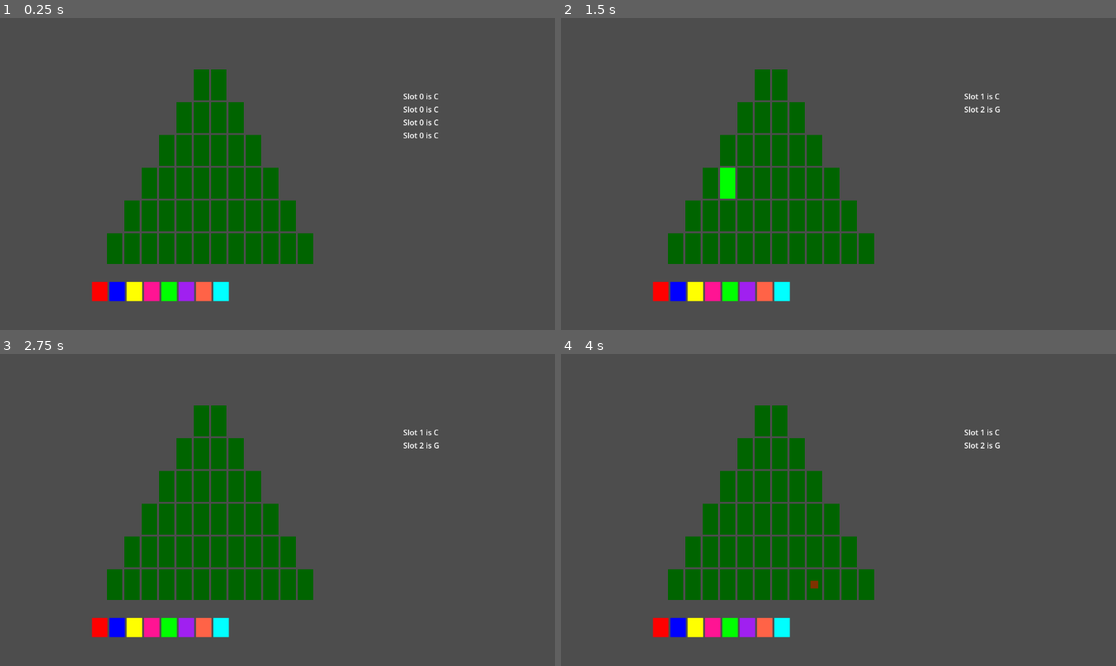
Above: before the commit, frames 1-4 (two rows, left to right).
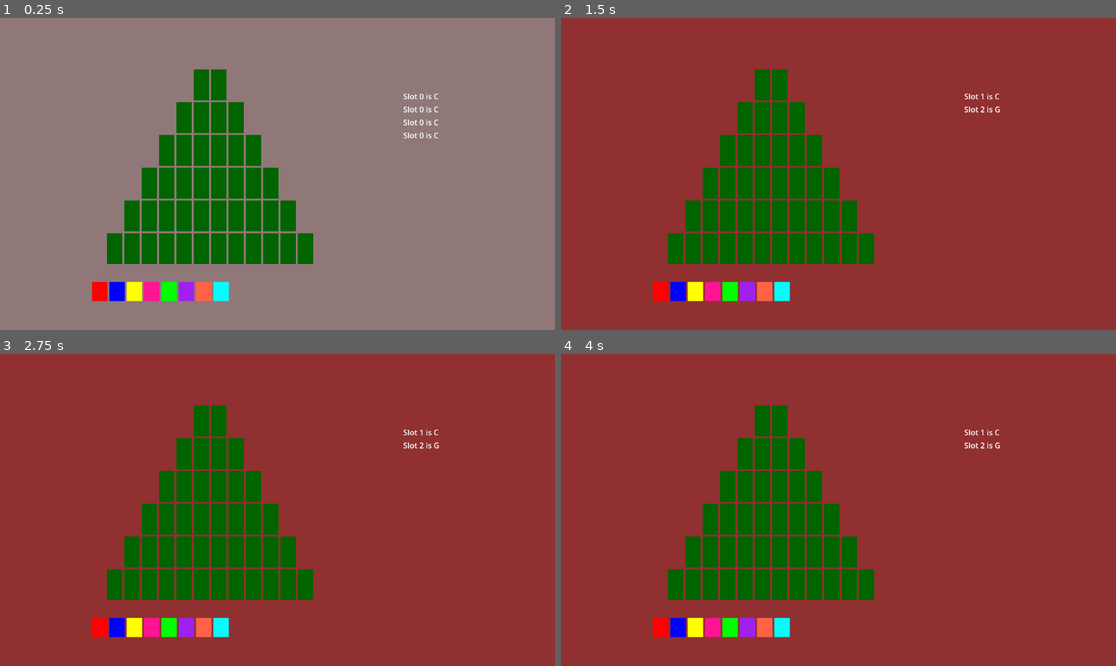
Above: after the commit, the same moments.

Repository: Samiser/christmas-tree-decorator
Game: Godot game, scene res://tree.tscn
Two runs of this game, one before a commit and one after it. Both use one fixed random seed, a clock stepped at 60 frames per second and the inputs below. The project has no main scene, so this scene is started directly.
Inputs (mouse positions are in pixels of both pictures, inside the frame that each line leads up to):
- Up to frame 1 (0.25 s): no input
- Up to frame 2 (1.5 s): tap Enter at 0.5 s; move the mouse to (960, 158) at 0.52 s; click (960, 158) at 0.6 s; tap 1 at 0.8, 1.35 s; tap Space at 1.25 s; move the mouse to (727, 189) at 1.27 s
- Up to frame 3 (2.75 s): tap 6 at 1.55, 2.1 s; tap Enter at 2 s; move the mouse to (333, 441) at 2.02 s; click (333, 441) at 2.3 s
- Up to frame 4 (4 s): tap Space at 2.75 s; move the mouse to (810, 572) at 2.77 s; click (810, 572) at 2.85 s; tap 1 at 3.05 s; tap Enter at 3.5 s; move the mouse to (1005, 556) at 3.52 s; hold Right mouse button (right_click) from 3.53 s (still down); tap 6 at 3.8 s

The runs differ from the first frame. In frame 1, 87% of the frame differs, in the area x 0-100%, y 0-100%; in frame 2, 87%; in frame 3, 87%; in frame 4, 87%.

Commit message:
added colour preview and levels

Diff:
--- a/light_button.gd
+++ b/light_button.gd
@@ -15,4 +15,4 @@
 		return
 
 	if Input.is_action_just_pressed("left_click"):
-		main_tree.selected_light = index
+		main_tree.select_colour(index)
--- a/tree.gd
+++ b/tree.gd
@@ -4,10 +4,12 @@
 var colour_pitches := [Color.RED, Color.BLUE, Color.YELLOW, Color.DEEP_PINK, Color.GREEN, Color.PURPLE, Color.TOMATO, Color.CYAN]
 
 var selected_light := 0
+var current_level := 1
 
 @onready var tree_vbox_container: VBoxContainer = $TreeContainer
 @onready var colour_container: HBoxContainer = $ColourContainer
 @onready var constraints_list: ConstraintsList = $ConstraintsList
+@onready var selected_colour: ColorRect = $SelectedColour
 
 @export var tree_height = 7;
 @export var tree_tile : PackedScene
@@ -22,9 +24,11 @@
 	_display_lights()
 	_create_tree()
 	puzzle_manager = PuzzleManager.new()
+	select_colour(0)
 
 func _create_tree() -> void:
 	_clear_tree()
+	var level_index := 0
 	for row in tree_height:
 		var new_row := tree_row.instantiate()
 		tree_vbox_container.add_child(new_row)
@@ -33,8 +37,11 @@
 			var tile := tree_tile.instantiate()
 			new_row.add_child(tile)
 			tile.main_tree = self
+			tile.level_index = level_index
 			tile.decoration.main_tree = self
 			$SequencePlayer.note_played.connect(tile.decoration.light_decoration)
+
+		level_index += 1
 
 func _clear_tree() -> void:
 	var children := tree_vbox_container.get_children()
@@ -79,6 +86,8 @@
 
 			if puzzle.check_solution(sequence):
 				print("solved!!")
+				current_level += 1
+				constraints_list.current_puzzle = puzzle_manager.get_puzzle(current_level - 1)
 			else:
 				print("incorrect sequence!!")
 
@@ -95,3 +104,8 @@
 		light.index = index
 		light.main_tree = self
 		index += 1
+
+func select_colour(index : int) -> void:
+	selected_light = index
+	var tween := get_tree().create_tween()
+	tween.tween_property(selected_colour, "color", colour_pitches[index], 1.0)
--- a/tree.tscn
+++ b/tree.tscn
@@ -16,6 +16,20 @@
 tree_tile = ExtResource("2_gvmkm")
 tree_row = ExtResource("3_d2g23")
 light_button = ExtResource("4_44ud8")
+
+[node name="SelectedColour" type="ColorRect" parent="."]
+modulate = Color(1, 1, 1, 0.3764706)
+layout_mode = 1
+anchors_preset = 15
+anchor_right = 1.0
+anchor_bottom = 1.0
+offset_left = -505.0
+offset_top = -269.0
+offset_right = 505.0
+offset_bottom = 269.0
+grow_horizontal = 2
+grow_vertical = 2
+mouse_filter = 2
 
 [node name="TreeContainer" type="VBoxContainer" parent="."]
 layout_mode = 0
--- a/tree_tile.gd
+++ b/tree_tile.gd
@@ -1,6 +1,7 @@
 extends ColorRect
 
 @onready var decoration: ColorRect = $decoration
+var level_index := 0
 var highlighted := false
 var main_tree : tree
 
@@ -8,6 +9,10 @@
 	color = Color.DARK_GREEN
 
 func _on_mouse_entered() -> void:
+	if main_tree.current_level != level_index:
+		highlighted = false
+		return
+
 	color = Color.GREEN
 	highlighted = true
 
